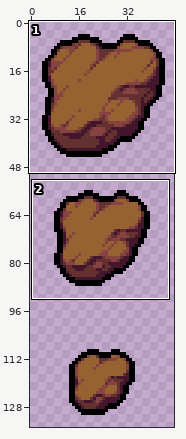
One commit to this sprite sheet: games/rocket/assets/textures/asteroid.png. Above, an overview of the earlier version with the close-up marked.
Close-up. First the earlier version:
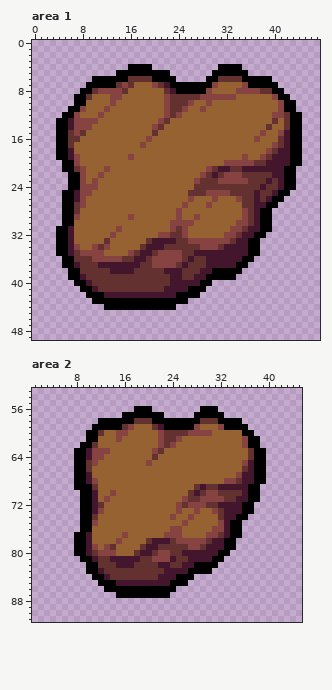
The file is 48x144 pixels. Shown: area 1: x 0..47, y 0..49; area 2: x 1..45, y 53..91. The wide view leaves out empty margins. The commit also changed other parts of the picture, which this record leaves out.
The same view after the edit:
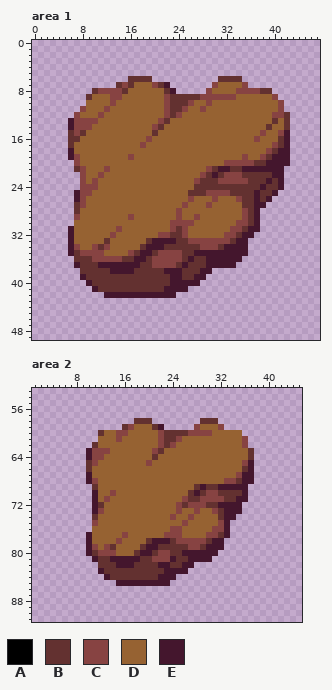
Palette (. is transparent): A #000000  B #633130  C #874342  D #966232  E #44162d
Difference:
Area 1:
y 4: x 16..19 AAAA -> ....; x 31..34 AAAA -> ....
y 5: x 14..22 AAAAAAAAA -> .........; x 30..35 AAAAAA -> ......
y 6: x 10..15 AAAAAA -> ......; x 20..23 AAAA -> ....; x 29..30 AA -> ..; x 35..39 AAAAA -> .....
y 7: x 9..13 AAAAA -> .....; x 23..29 AAAAAAA -> .......; x 36..40 AAAAA -> .....
y 8: x 8..9 AA -> ..; x 24..28 AAAAA -> .....; x 40..41 AA -> ..
y 9: x 7..8 AA -> ..; x 41..42 AA -> ..
y 10: x 7..8 AA -> ..; x 42..43 AA -> ..
y 11: x 6..7 AA -> ..; x 42..43 AA -> ..
y 12: x 5..6 AA -> ..; x 43..44 AA -> ..
y 13..19: x 4..5 AA -> ..; x 43..44 AA -> ..
y 20: x 5..6 AA -> ..; x 43..44 AA -> ..
y 21: x 5..6 AA -> ..; x 42..43 AA -> ..
y 22..24: x 6..7 AA -> ..; x 42..43 AA -> ..
y 25: x 5..6 AA -> ..; x 41..42 AA -> ..
y 26: x 5..6 AA -> ..; x 40..41 AA -> ..
y 27: x 5..6 AA -> ..; x 39..40 AA -> ..
y 28..30: x 5..6 AA -> ..; x 38..39 AA -> ..
y 31: x 4..5 AA -> ..; x 38..39 AA -> ..
y 32: x 4..5 AA -> ..; x 37..38 AA -> ..
y 33..35: x 4..5 AA -> ..; x 36..37 AA -> ..
y 36: x 5..6 AA -> ..; x 35..36 AA -> ..
y 37: x 5..6 AA -> ..; x 34..35 AA -> ..
y 38: x 6..7 AA -> ..; x 30..34 AAAAA -> .....
y 39: x 6..7 AA -> ..; x 29..33 AAAAA -> .....
y 40: x 7..8 AA -> ..; x 28..29 AA -> ..
y 41: x 8..9 AA -> ..; x 26..28 AAA -> ...
y 42: x 9..11 AAA -> ...; x 24..27 AAAA -> ....
y 43: x 10..25 AAAAAAAAAAAAAAAA -> ................
y 44: x 12..23 AAAAAAAAAAAA -> ............
Area 2:
y 56: x 18..20 AAA -> ...; x 29..31 AAA -> ...
y 57: x 16..22 AAAAAAA -> .......; x 28..32 AAAAA -> .....
y 58: x 12..17 AAAAAA -> ......; x 21..28 AAAAAAAA -> ........; x 32..35 AAAA -> ....
y 59: x 11..15 AAAAA -> .....; x 23..27 AAAAA -> .....; x 33..36 AAAA -> ....
y 60: x 10..11 AA -> ..; x 36..37 AA -> ..
y 61: x 10..11 AA -> ..; x 37..38 AA -> ..
y 62: x 9..10 AA -> ..; x 37..38 AA -> ..
y 63..68: x 8..9 AA -> ..; x 38..39 AA -> ..
y 69: x 8..10 AAA -> ...; x 37..38 AA -> ..
y 70..71: x 9..10 AA -> ..; x 37..38 AA -> ..
y 72..73: x 9..10 AA -> ..; x 36..37 AA -> ..
y 74: x 9..10 AA -> ..; x 35..36 AA -> ..
y 75..76: x 9..10 AA -> ..; x 34..35 AA -> ..
y 77: x 8..9 AA -> ..; x 34..35 AA -> ..
y 78..79: x 8..9 AA -> ..; x 33..34 AA -> ..
y 80: x 8..9 AA -> ..; x 32..33 AA -> ..
y 81: x 9..10 AA -> ..; x 31..32 AA -> ..
y 82: x 10..11 AA -> ..; x 28..31 AAAA -> ....
y 83: x 10..11 AA -> ..; x 27..30 AAAA -> ....
y 84: x 11..12 AA -> ..; x 25..27 AAA -> ...
y 85: x 12..14 AAA -> ...; x 24..26 AAA -> ...
y 86: x 13..24 AAAAAAAAAAAA -> ............
y 87: x 15..23 AAAAAAAAA -> .........
Pixel boxes of the changes (left, top, right, bottom) in both close-ups:
erased: (56, 64, 302, 310)
erased: (74, 406, 266, 598)
